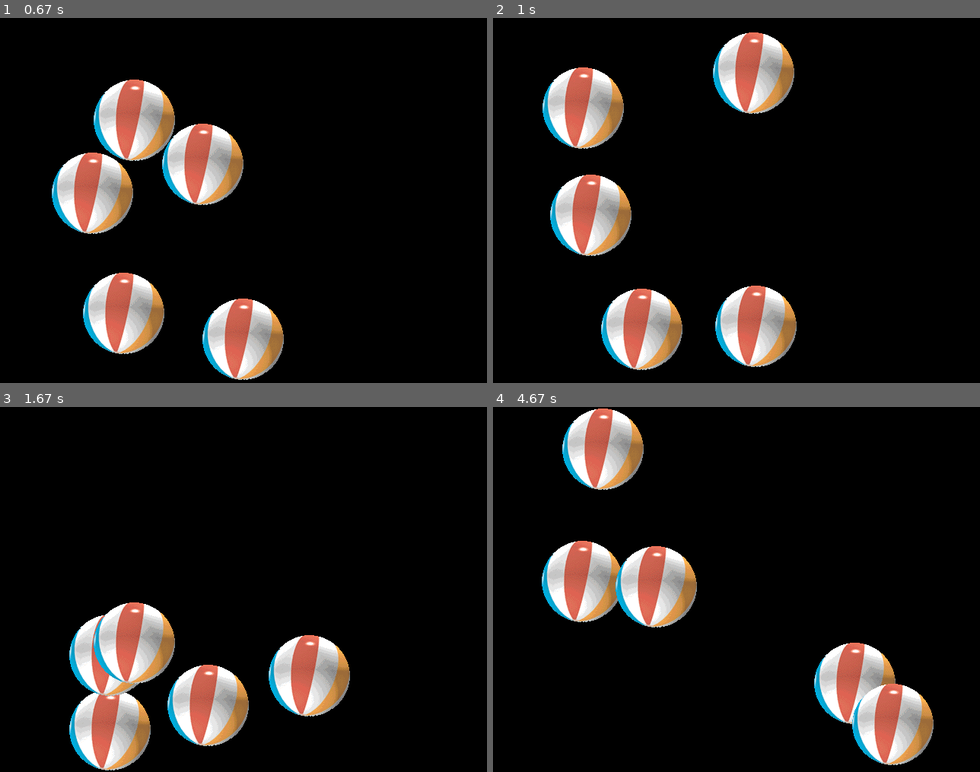
Above: before the commit, frames 1-4 (two rows, left to right).
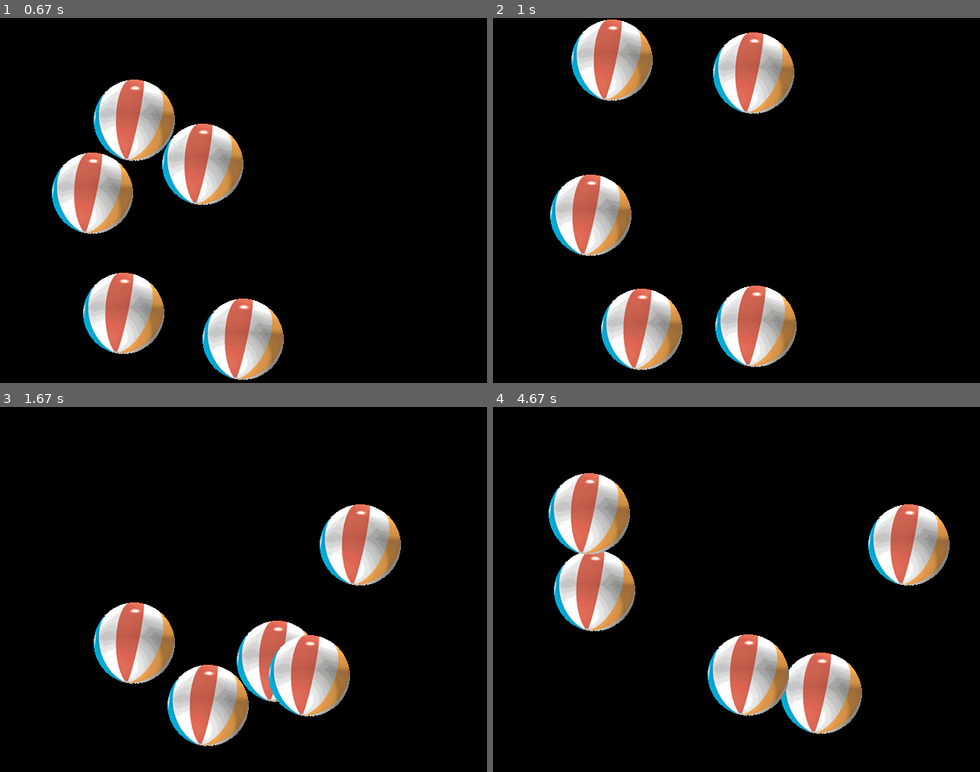
Above: after the commit, the same moments.

Repository: FrBrGeorge/PyGame
Game: pygame game, started from balls.py
The game is run twice, just before and just after one commit, with the same random seed, the same clock (stepped at 60 frames per second) and the same inputs.
Inputs (mouse positions are in pixels of both pictures, inside the frame that each line leads up to):
- Up to frame 1 (0.67 s): press the mouse at (277, 171) at 0.37 s; move the mouse to (185, 160) at 0.47 s; release the mouse at (92, 145) at 0.6 s
- Up to frame 2 (1 s): press the mouse at (697, 167) at 0.7 s; move the mouse to (668, 116) at 0.8 s; release the mouse at (639, 69) at 0.93 s
- Up to frame 3 (1.67 s): press the mouse at (92, 585) at 1.03 s; move the mouse to (258, 655) at 1.13 s; release the mouse at (428, 728) at 1.27 s
- Up to frame 4 (4.67 s): press the mouse at (814, 662) at 1.87 s; move the mouse to (707, 655) at 1.97 s; release the mouse at (600, 647) at 2.1 s; click (731, 640) at 2.22 s; press the mouse at (936, 695) at 2.53 s; move the mouse to (858, 688) at 2.63 s; release the mouse at (775, 680) at 2.77 s; press the mouse at (814, 662) at 2.87 s; move the mouse to (755, 644) at 2.97 s; release the mouse at (692, 626) at 3.1 s; press the mouse at (814, 662) at 3.2 s; move the mouse to (785, 651) at 3.3 s; release the mouse at (755, 640) at 3.43 s; click (906, 516) at 3.55 s; press the mouse at (936, 618) at 3.87 s; move the mouse to (760, 553) at 3.97 s; release the mouse at (585, 487) at 4.1 s; press the mouse at (717, 476) at 4.2 s; move the mouse to (648, 505) at 4.3 s; release the mouse at (575, 538) at 4.43 s; press the mouse at (605, 600) at 4.53 s; move the mouse to (595, 589) at 4.63 s

Frame 1 is identical in both runs. In frame 2, 5.2% of the frame differs, in the area x 10-33%, y 0-36%; in frame 3, 8.5%; in frame 4, 23%, in the area x 10-94%, y 0-99%.

Commit message:
Inactive ball when DnD

Diff:
--- a/balls.py
+++ b/balls.py
@@ -51,13 +51,15 @@
         self.speed = speed
         self.pos = pos
         self.newpos = pos
+        self.active = True
 
     def draw(self, surface):
         surface.blit(self.surface, self.rect)
 
     def action(self):
         '''Proceed some action'''
-        self.pos = self.pos[0]+self.speed[0], self.pos[1]+self.speed[1]
+        if self.active:
+            self.pos = self.pos[0]+self.speed[0], self.pos[1]+self.speed[1]
 
     def logic(self, surface):
         x,y = self.pos
@@ -131,12 +133,14 @@
             click = self.locate(event.pos)
             if click:
                 self.drag = click[0]
+                self.drag.active = False
                 self.oldpos = event.pos
         elif event.type == pygame.MOUSEMOTION and event.buttons[0]:
                 if self.drag:
                     self.drag.pos = event.pos
                     self.drag.speed = event.rel
         elif event.type == pygame.MOUSEBUTTONUP and event.button == 1:
+            self.drag.active = True
             self.drag = None
         GameWithObjects.Events(self, event)
 
Not shown, changed: README.md
